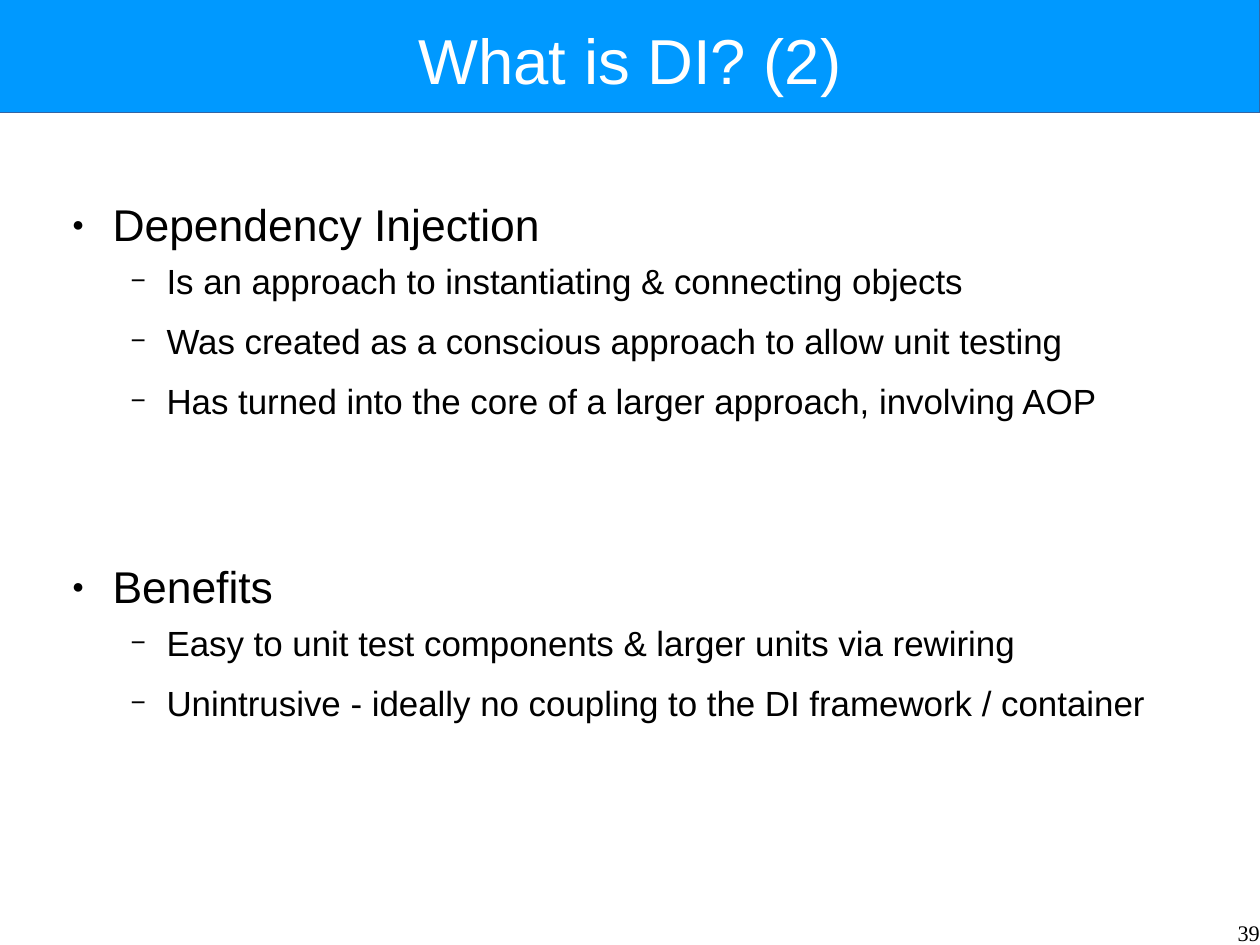
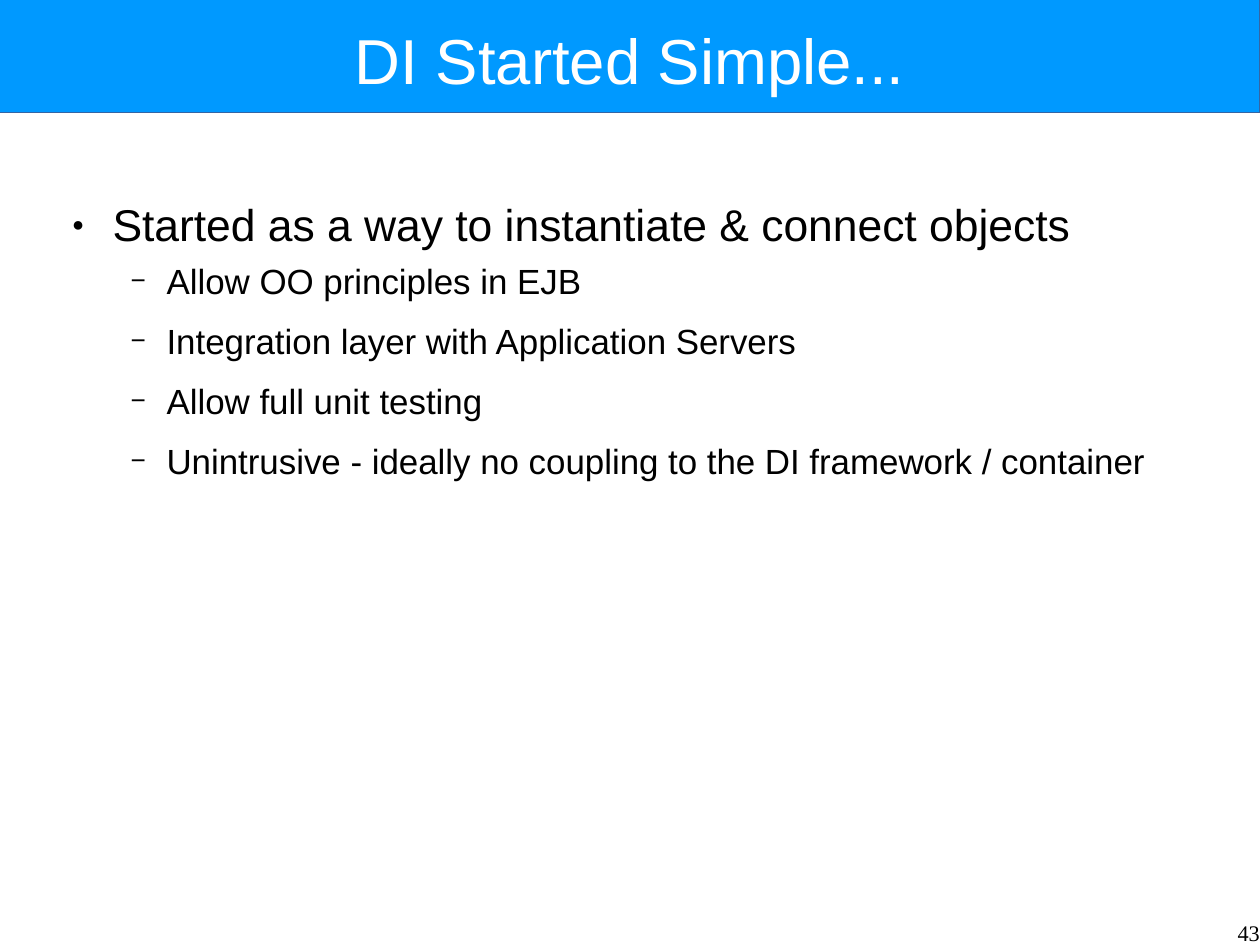
Before and after one commit to Intrinsarc/intrinsarc-evolve, a slide deck: slide 43 of Academic Work/lectures/components.odp (slide 39 before the commit). Drawn at 1260x945 pixels with LibreOffice and Linux fonts; fonts in the diff are those of the drawing. Boxes give left, top, right and bottom in pixels: in the first picture for what was removed or moved away, otherwise in the second. Text is boxed around its words. In the diff, an @@ line names an element or a change of style, - is before the commit and + after.

```diff
--- a/Academic Work/lectures/components.odp
+++ b/Academic Work/lectures/components.odp
@@ title at box(355, 38, 905, 96): text changed @@
-What is DI? (2)
+DI Started Simple...
@@ text at box(113, 208, 1070, 421): text changed @@
-● Dependency Injection
-  − Is an approach to instantiating & connecting objects
-  − Was created as a conscious approach to allow unit testing
-  − Has turned into the core of a larger approach, involving AOP
-● Benefits
-  − Easy to unit test components & larger units via rewiring
+● Started as a way to instantiate & connect objects
+  − Allow OO principles in EJB
+  − Integration layer with Application Servers
+  − Allow full unit testing
@@ page number at box(1238, 926, 1260, 942): text changed @@
-39
+43
```
Also in this commit, not shown: 3 other slides changed, 10 slides added, 10 slides removed, 1 other file.
